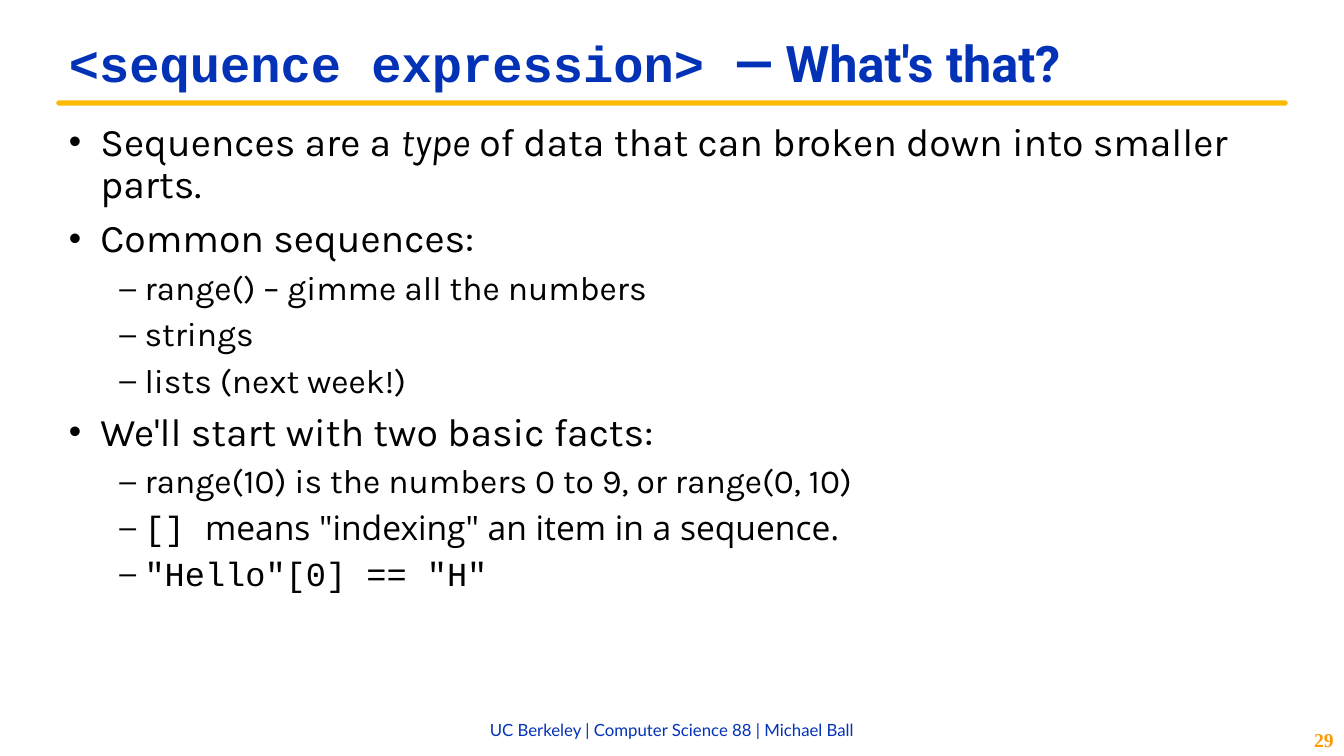
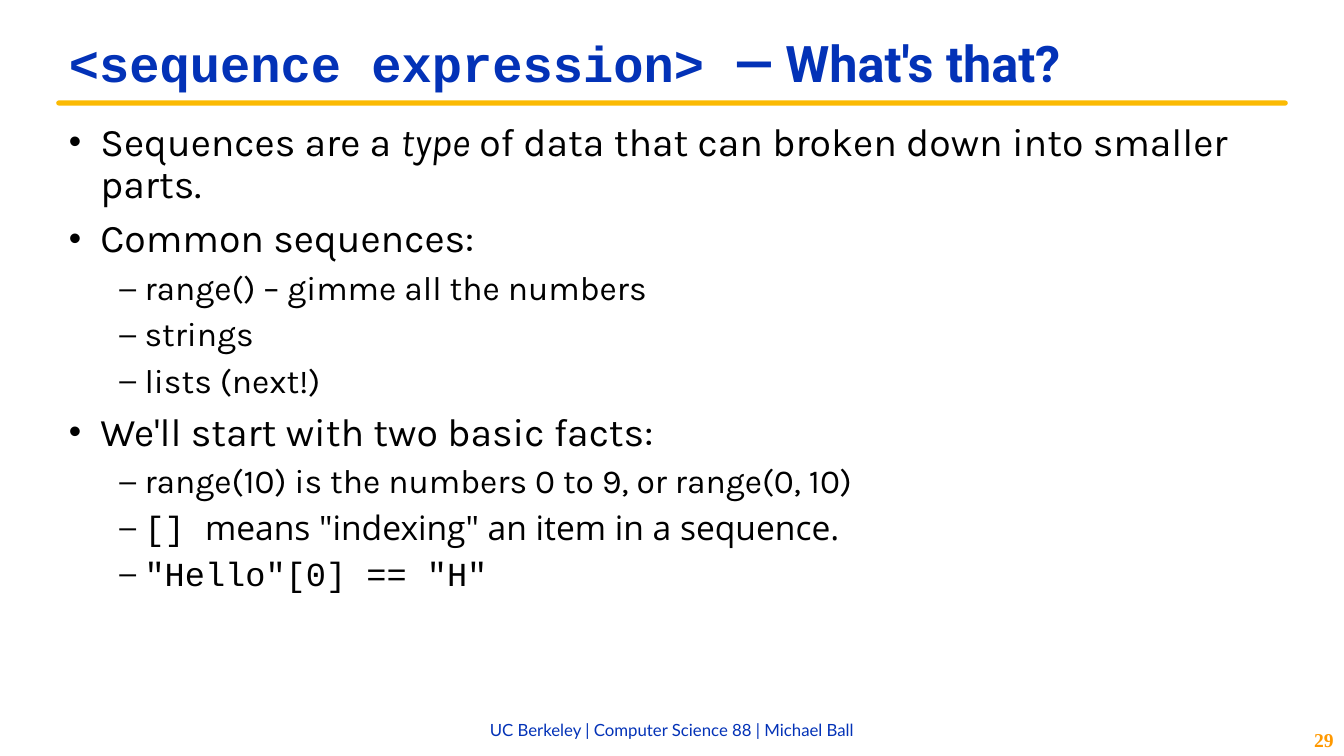
Before and after one commit to cs88-website/fa22, a slide deck: slide 29 of assets/slides/fa22/03-Loops.pptx. Drawn at 1344x756 pixels with LibreOffice and Linux fonts; fonts in the diff are those of the drawing; background and template pictures are left out. Boxes give left, top, right and bottom in pixels: in the first picture for what was removed or moved away, otherwise in the second. Text is boxed around its words. In the diff, an @@ line names an element or a change of style, - is before the commit and + after.

```diff
--- a/assets/slides/fa22/03-Loops.pptx
+++ b/assets/slides/fa22/03-Loops.pptx
@@ text at (145,369,321,397): text changed @@
-  – lists (next week!)
+  – lists (next!)
```
Also in this commit, not shown: 4 other files.
